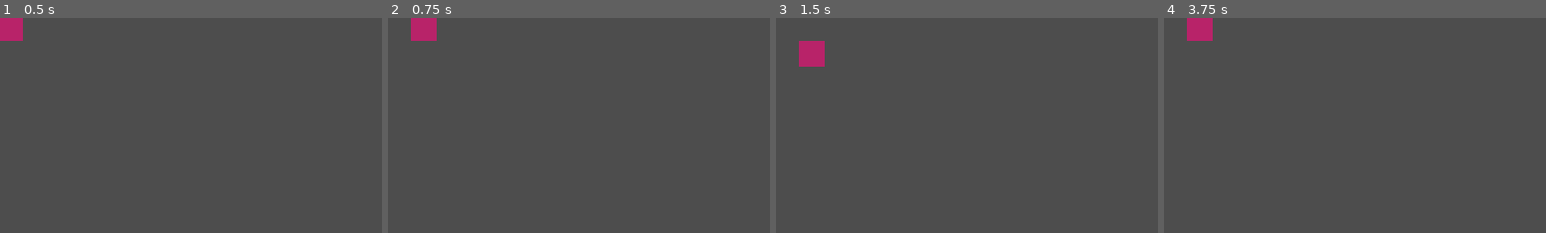
Above: before the commit, frames 1-4 (left to right).
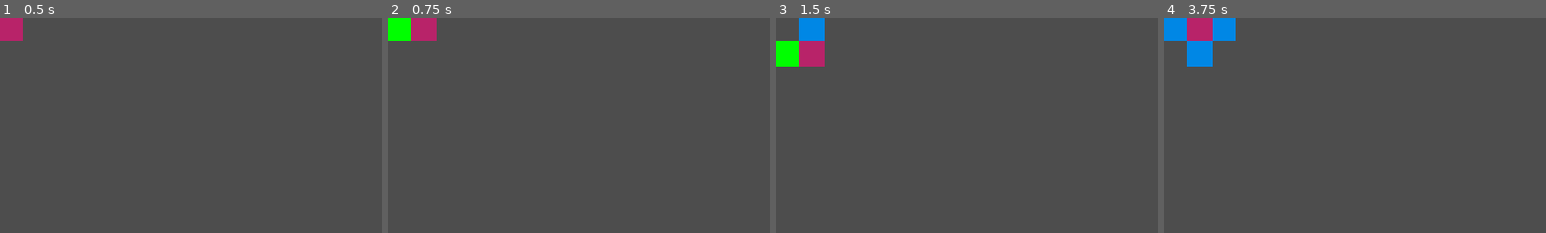
Above: after the commit, the same moments.

Repository: Recursived/GameJam2025
Game: Godot game, scene res://scenes/game/Head.tscn
The game is run twice, just before and just after one commit, with the same random seed, the same clock (stepped at 60 frames per second) and the same inputs. This scene is started directly instead of the project's main scene.
Inputs:
- Up to frame 1 (0.5 s): no input
- Up to frame 2 (0.75 s): tap Enter at 0.5 s; hold Right (ui_right) from 0.53 s (still down)
- Up to frame 3 (1.5 s): tap Space at 1.25 s; release Right (ui_right) at 1.28 s; hold Down (ui_down) from 1.28 s (still down)
- Up to frame 4 (3.75 s): tap Enter at 2, 3.5 s; release Down (ui_down) at 2.03 s; hold Right (ui_right) 2.03-2.78 s; tap Space at 2.75 s; hold Up (ui_up) 2.78-3.53 s; hold Left (ui_left) from 3.53 s (still down)
The pictures show only the part of the screen within x 0-50%, y 0-50%; the shares and areas given below are measured in that part.

Frame 1 is identical in both runs. In frame 2, 0.6% of the frame differs, in the area x 0-6%, y 0-11%; in frame 3, 1.4%; in frame 4, 2.1%, in the area x 0-19%, y 0-23%.

Commit message:
feat: added tail and bell logic

Diff:
--- a/scenes/game/Tail.tscn
+++ b/scenes/game/Tail.tscn
@@ -1,9 +1,12 @@
-[gd_scene load_steps=2 format=3 uid="uid://brfmego01r064"]
+[gd_scene load_steps=3 format=3 uid="uid://brfmego01r064"]
+
+[ext_resource type="Script" uid="uid://x5epqs118dc8" path="res://scripts/entities/Tail.gd" id="1_3x4me"]
 
 [sub_resource type="RectangleShape2D" id="RectangleShape2D_r6pk4"]
 size = Vector2(60, 60)
 
 [node name="Tail" type="Area2D"]
+script = ExtResource("1_3x4me")
 
 [node name="CollisionShape2D" type="CollisionShape2D" parent="."]
 position = Vector2(30, 30)
@@ -12,4 +15,4 @@
 [node name="ColorRect" type="ColorRect" parent="."]
 offset_right = 60.0
 offset_bottom = 60.0
-color = Color(0, 0.419609, 0.753893, 1)
+color = Color(0, 0.528624, 0.895983, 1)
--- a/scripts/entities/Head.gd
+++ b/scripts/entities/Head.gd
@@ -1,19 +1,15 @@
+class_name Head
 extends Area2D
 
 @export var movement_step: int = 60
-@export var max_size: int = 10
 
-var size: int
-var is_alive: bool = true
 var next_move:Vector2 = Vector2.ZERO
 
 func _ready():
-	size = max_size
-	EventBus.connect("player_respawned", _on_respawned)
 	EventBus.connect("input_buffer_action", set_next_move)
 
 func _physics_process(delta):
-	if not is_alive:
+	if not PlayerManager.is_alive:
 		return
 
 	var previous_position = position
@@ -37,22 +33,3 @@
 		next_move = input_dict.get(action)
 	else:
 		next_move = Vector2.ZERO
-
-
-func take_damage(amount: int):
-	max_size -= amount
-	max_size = max(0, max_size)
-	EventBus.emit_signal("player_health_changed", size, max_size)
-
-	if max_size <= 0:
-		die()
-
-func die():
-	is_alive = false
-	EventBus.emit_signal("player_died")
-	EventBus.emit_signal("play_sfx", "player_death")
-
-func _on_respawned():
-	size = max_size
-	is_alive = true
-	# global_position = Vector2.ZERO  # Or spawn point
--- a/scripts/entities/Tail.gd
+++ b/scripts/entities/Tail.gd
@@ -1,7 +1,20 @@
+class_name Tail
 extends Area2D
 
+@export var is_bell:bool = false
+
 func _ready():
-	pass
+	is_bell = false
+	EventBus.connect("bell_changed", on_becoming_bell)
 
 func _physics_process(delta):
 	pass
+
+func on_becoming_bell(bell: Tail):
+	if self == bell:
+		is_bell = true
+		var color_rect: ColorRect = get_node("ColorRect")
+		if color_rect:
+			color_rect.color = Color("green")
+		else:
+			print("ERROR: do not find a color rect to modify")
--- a/scripts/managers/EventBus.gd
+++ b/scripts/managers/EventBus.gd
@@ -21,6 +21,7 @@
 signal player_respawned
 signal player_health_changed(health: int, max_size: int)
 signal head_position_changed(previous_position: Vector2, position: Vector2)
+signal bell_changed(tail_object: Tail)
 #endregion
 
 #region UI Events
--- a/scripts/managers/PlayerManager.gd
+++ b/scripts/managers/PlayerManager.gd
@@ -6,20 +6,28 @@
 var head_scene: PackedScene
 var tail_scene: PackedScene
 var current_head: Area2D
-var tail_list: Array[Area2D]
+var tail_list: Array[Tail]
 var spawn_points: Array[Vector2] = [Vector2.ZERO]
 var current_spawn_index: int = 0
+var max_size: int = 10
+var size: int
+var is_alive: bool
 
 func _ready():
 	# Load head scene at startup
 	load_head_scene()
 	load_tail_scene()
 
+	tail_list = []
+	size = 0
+	is_alive = true
+
 	EventBus.connect("game_started", _on_game_started)
 	EventBus.connect("player_died", _on_player_died)
 	EventBus.connect("game_over", _on_game_over)
 	EventBus.connect("head_position_changed", _on_player_movement)
 	EventBus.connect("game_started", _on_game_started)
+	EventBus.connect("player_respawned", _on_respawned)
 	print("PlayerManager initialized")
 
 
@@ -81,10 +89,45 @@
 		current_head = null
 
 func _on_player_movement(previous_position:Vector2, position:Vector2):
-	print(previous_position)
 	if not tail_scene:
 		push_error("PlayerManager: No tail scene assigned!")
 		return
 
+	var new_tail = tail_scene.instantiate()
+	get_tree().current_scene.add_child(new_tail)
+	new_tail.global_position = previous_position
+
+	if tail_list.is_empty():
+		EventBus.emit_signal("bell_changed", new_tail)
+
+	tail_list.append(new_tail)
+	size = tail_list.size()
+
+	if size > max_size:
+		var old_bell: Tail = tail_list.pop_front()
+		old_bell.queue_free()
+		EventBus.emit_signal("bell_changed", tail_list[0])
+
+	print("Tail spawned at: ", new_tail.global_position)
+
+
 func get_player() -> Area2D:
 	return current_head
+
+func take_damage(amount: int):
+	max_size -= amount
+	max_size = max(0, max_size)
+	EventBus.emit_signal("player_health_changed", size, max_size)
+
+	if max_size <= 0:
+		die()
+
+func die():
+	is_alive = false
+	EventBus.emit_signal("player_died")
+	EventBus.emit_signal("play_sfx", "player_death")
+
+func _on_respawned():
+	size = 0
+	is_alive = true
+	# global_position = Vector2.ZERO  # Or spawn point
